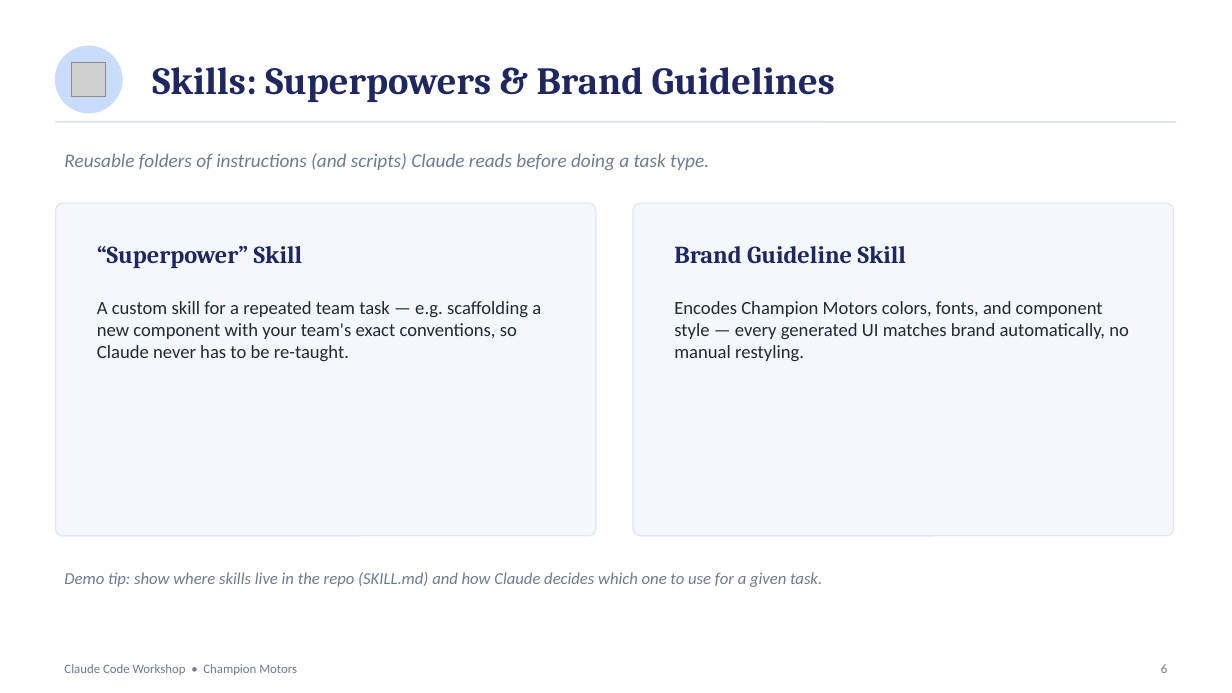
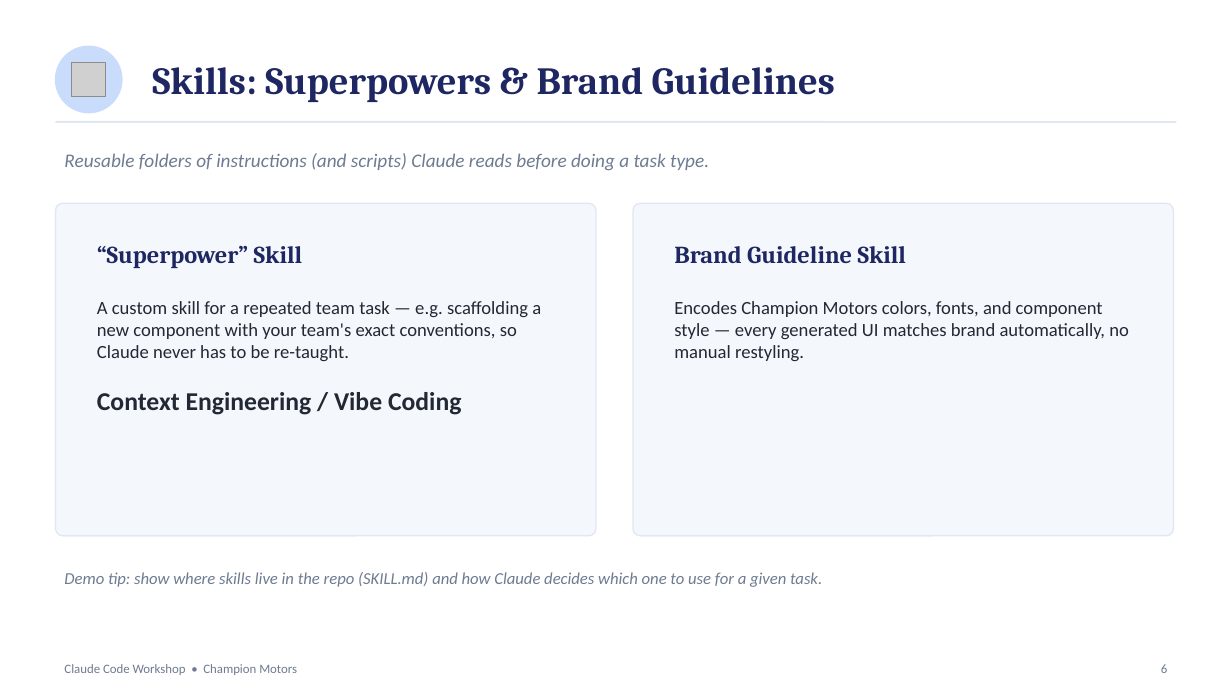
Before and after one commit to galiData/champion-motors, a slide deck: slide 7 of docs/workshop/Champion_Motors_Claude_Code_Workshop_Deck.pptx (slide 6 before the commit). Drawn at 1232x693 pixels with LibreOffice and Linux fonts; fonts in the diff are those of the drawing; grey boxes stand for pictures. Boxes give left, top, right and bottom in pixels: in the first picture for what was removed or moved away, otherwise in the second. Text is boxed around its words. In the diff, an @@ line names an element or a change of style, - is before the commit and + after.

```diff
--- a/docs/workshop/Champion_Motors_Claude_Code_Workshop_Deck.pptx
+++ b/docs/workshop/Champion_Motors_Claude_Code_Workshop_Deck.pptx
@@ text at (x1=97, y1=392, x2=461, y2=415): paragraph added @@
+Context Engineering / Vibe Coding
```
Also in this commit, not shown: 2 other slides changed, 1 slide added.
